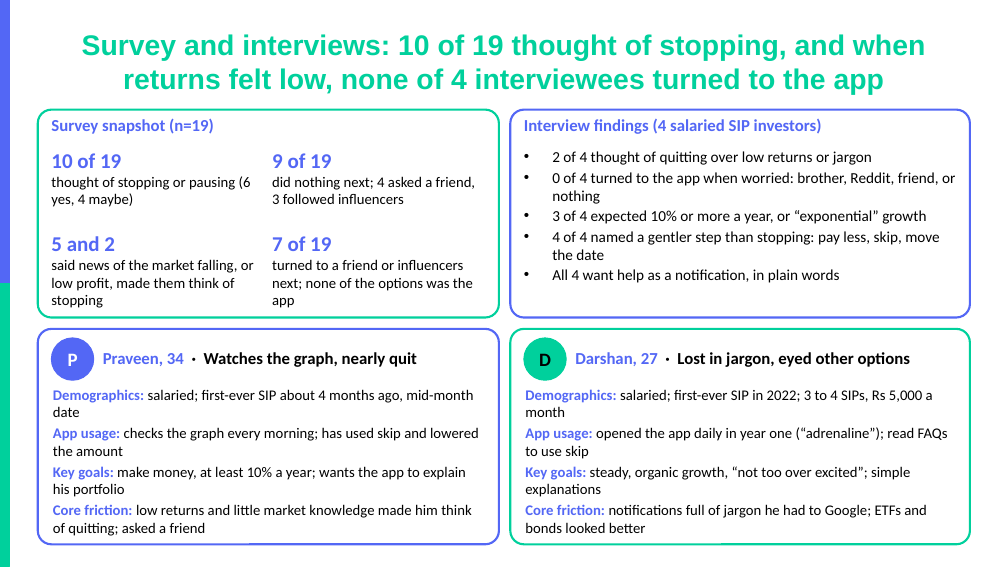
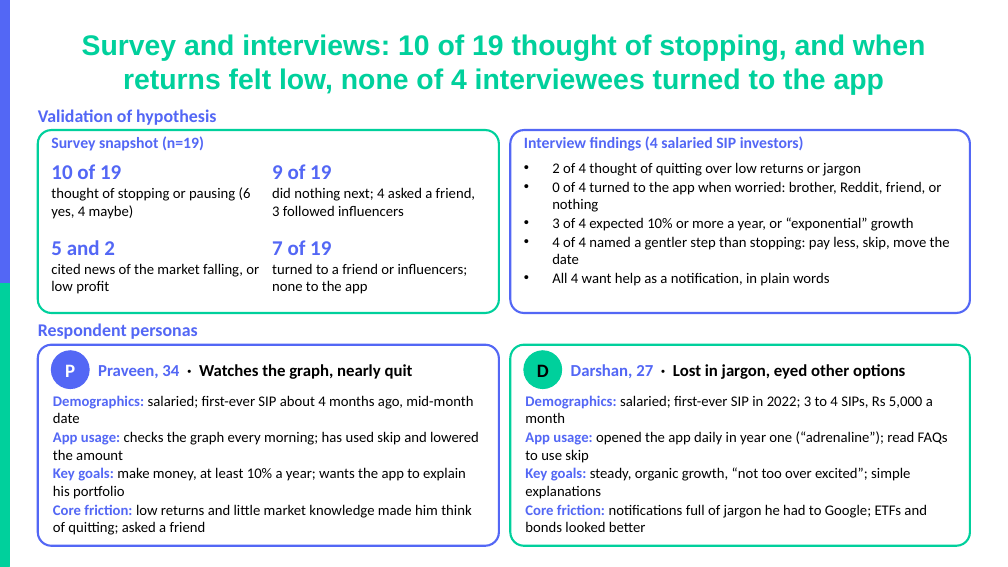
Before and after one commit to akarshita711/NEXTLEAP_GRAD_PROJECT_groww_SIP_research, a slide deck: slide 6 of deck/NL_Groww.pptx. Drawn at 1008x567 pixels with LibreOffice and Linux fonts; fonts in the diff are those of the drawing; background and template pictures are left out. Boxes give left, top, right and bottom in pixels: in the first picture for what was removed or moved away, otherwise in the second. Text is boxed around its words. In the diff, an @@ line names an element or a change of style, - is before the commit and + after.

```diff
--- a/deck/NL_Groww.pptx
+++ b/deck/NL_Groww.pptx
@@ text added at <box>38,109,216,125</box>, 17 pt, text #5367F5, bold @@
+Validation of hypothesis
@@ rounded rectangle: place and size @@
-rounded rectangle at <box>38,110,499,318</box>
+rounded rectangle at <box>38,130,499,313</box>
@@ text "Survey snapshot (n=19)": place and size @@
-text "Survey snapshot (n=19)" at <box>51,118,214,134</box>
+text "Survey snapshot (n=19)" at <box>51,136,204,151</box>
@@ text "Survey snapshot (n=19)" at <box>51,136,204,151</box>: size 16 to 15 pt @@
@@ proportions changed in 4 elements at <box>38,345,499,546</box>, <box>510,345,970,546</box>, <box>38,130,499,313</box>, <box>510,130,970,313</box> @@
@@ rounded rectangle: place and size @@
-rounded rectangle at <box>510,110,970,318</box>
+rounded rectangle at <box>510,130,970,313</box>
@@ text "Interview findings (4 salaried SIP ...": place and size @@
-text "Interview findings (4 salaried SIP ..." at <box>524,119,822,134</box>
+text "Interview findings (4 salaried SIP ..." at <box>524,136,804,151</box>
@@ text "Interview findings (4 salaried SIP ..." at <box>524,136,804,151</box>: size 16 to 15 pt @@
@@ text "10 of 19": place and size @@
-text "10 of 19" at <box>51,153,251,207</box>
+text "10 of 19" at <box>51,164,251,219</box>
@@ text "9 of 19": place and size @@
-text "9 of 19" at <box>272,153,475,204</box>
+text "9 of 19" at <box>272,164,475,216</box>
@@ text "2 of 4 thought of ...": place and size @@
-text "2 of 4 thought of ..." at <box>552,151,955,283</box>
+text "2 of 4 thought of ..." at <box>552,162,950,286</box>
@@ text "2 of 4 thought of ..." at <box>552,162,950,286</box>: size 14.5 to 14 pt; less space between paragraphs @@
@@ text at <box>51,263,259,294</box>: text changed @@
-said news of the market falling, or low profit, made them think of stopping
+cited news of the market falling, or low profit
@@ text at <box>272,263,468,294</box>: text changed @@
-turned to a friend or influencers next; none of the options was the app
+turned to a friend or influencers; none to the app
@@ text added at <box>38,323,198,339</box>, 17 pt, text #5367F5, bold @@
+Respondent personas
@@ rounded rectangle: place and size @@
-rounded rectangle at <box>38,329,499,544</box>
+rounded rectangle at <box>38,345,499,546</box>
@@ text "P": place and size @@
-text "P" at <box>68,353,78,366</box>
+text "P" at <box>65,364,75,377</box>
@@ ellipse: place and size @@
-ellipse at <box>51,338,94,380</box>
+ellipse at <box>51,351,89,389</box>
@@ text "Praveen, 34 · Watches the ...": place and size @@
-text "Praveen, 34 · Watches the ..." at <box>103,352,417,367</box>
+text "Praveen, 34 · Watches the ..." at <box>98,364,413,379</box>
@@ rounded rectangle: place and size @@
-rounded rectangle at <box>510,329,970,544</box>
+rounded rectangle at <box>510,345,970,546</box>
@@ text "D": place and size @@
-text "D" at <box>539,353,551,366</box>
+text "D" at <box>537,364,549,377</box>
@@ ellipse: place and size @@
-ellipse at <box>524,338,566,380</box>
+ellipse at <box>524,351,562,389</box>
@@ text "Darshan, 27 · Lost in ...": place and size @@
-text "Darshan, 27 · Lost in ..." at <box>575,352,910,367</box>
+text "Darshan, 27 · Lost in ..." at <box>571,364,905,379</box>
@@ text "Demographics: salaried; first-ever SIP about ..." at <box>53,395,479,535</box>: less space between paragraphs @@
@@ text "Demographics: salaried; first-ever SIP in ..." at <box>525,395,948,532</box>: less space between paragraphs @@
```
Also in this commit, not shown: 4 other slides changed, 3 other files.
